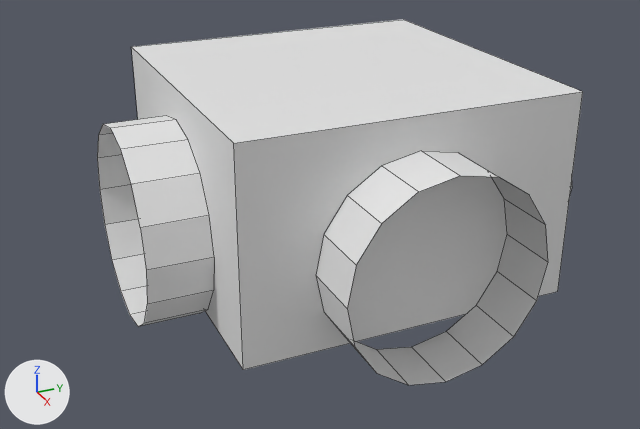
The OBJ model src/main/resources/assets/renewables/models/abc_conductor_run/tee.obj as it was, and as the next commit left it.
One viewpoint serves both versions: a camera (50 mm lens) standing at (1.055, -0.763, 0.313) and looking at (0.538, -0.531, 0.055). The lights are fixed; the arrows at lower left show +X, +Y and +Z. The picture after the commit comes second. Mesh edges are drawn as thin lines. Where no turn or scale is listed for an object, it has been applied to the vertices.

The first picture shows 'clamp'.
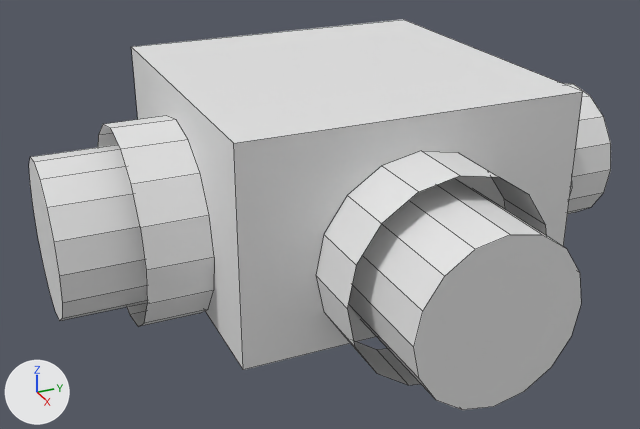
Pixel boxes (x1, y1, x2, y2) of what changed, in the pictures (640 x 429 px):
'conductor', added
    after: (29, 83, 611, 410)

What changed in the scene script:
```text
Add mat_conductor:
    mat_conductor = principled_material('conductor')
    mat_conductor.base_color = (0.8, 0.8, 0.8)  # white #e7e7e7
Add me_conductor:
    me_conductor.from_pydata(...)  # a 16-sided cylinder along y spanning x 0.445..0.555, y -0.419..-0.288, z 0.0..0.11; a 16-sided cylinder along x spanning x 0.581..0.712, y -0.555..-0.445, z 0.0..0.11; a 16-sided cylinder along y spanning x 0.445..0.555, y -0.712..-0.581, z 0.0..0.11
    me_conductor.materials.append(mat_conductor)  # its picture is missing
Add ob_conductor:
    ob_conductor = bpy.data.objects.new('conductor', me_conductor)
    ob_conductor.location = (0.0, 0.0, 0.0)
```
